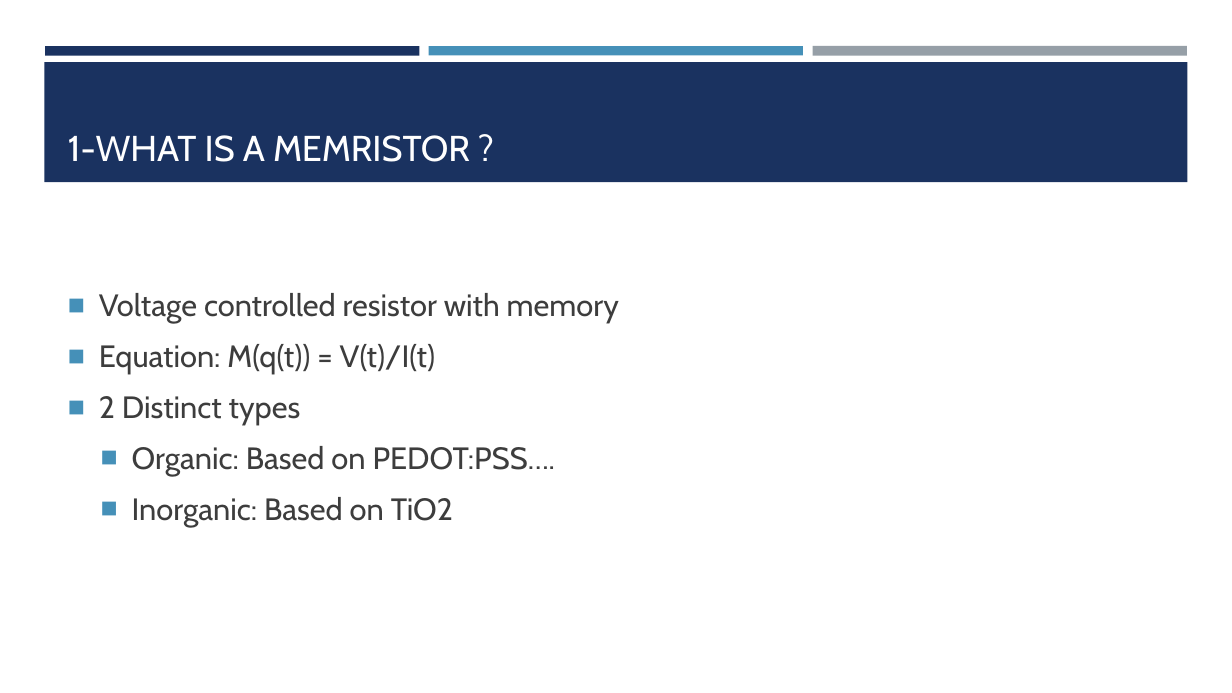
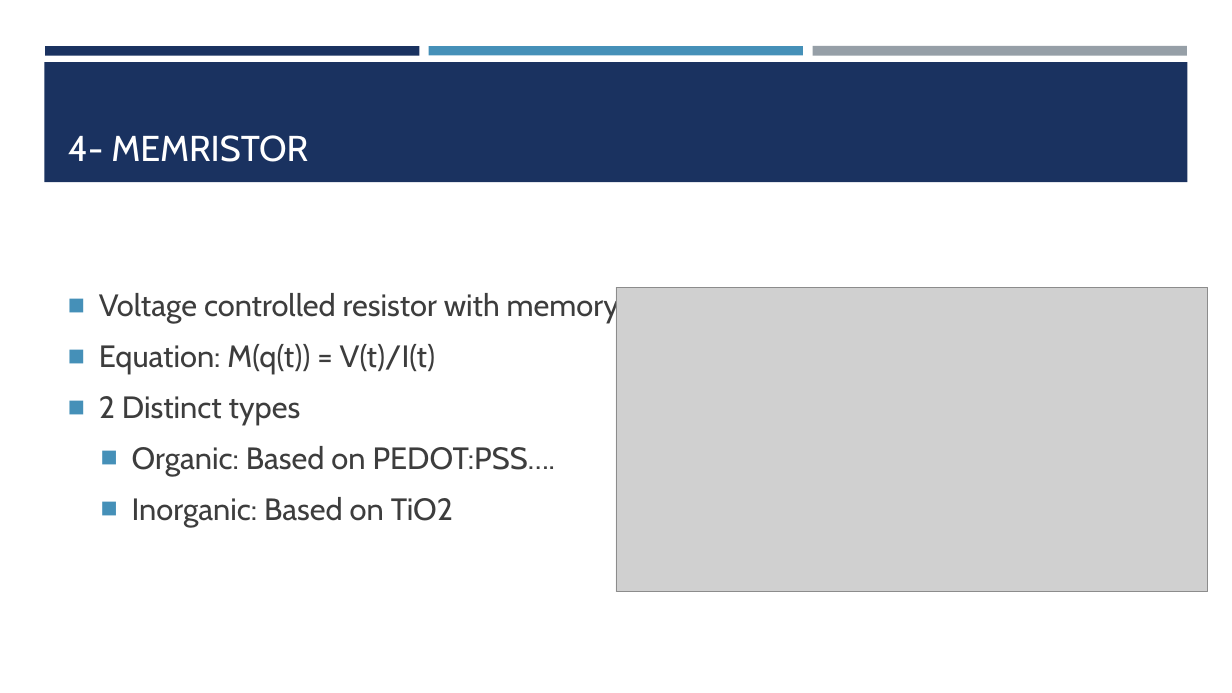
Before and after one commit to cbonfil/ThesisReport, a slide deck: slide 8 of Memristor Thesis/Memristor Presentation.pptx (slide 3 before the commit). Drawn at 1232x693 pixels with LibreOffice and Linux fonts; fonts in the diff are those of the drawing; grey boxes stand for pictures. Boxes give left, top, right and bottom in pixels: in the first picture for what was removed or moved away, otherwise in the second. Text is boxed around its words. In the diff, an @@ line names an element or a change of style, - is before the commit and + after.

```diff
--- a/Memristor Thesis/Memristor Presentation.pptx
+++ b/Memristor Thesis/Memristor Presentation.pptx
@@ title at bbox=[68, 135, 308, 162]: text changed @@
-1-WHAT IS A MEMRISTOR ?
+4- MEMRISTOR
@@ picture added at bbox=[616, 287, 1209, 592] @@
```
Also in this commit, not shown: 19 other slides changed, 3 slides added, 2 slides removed.
